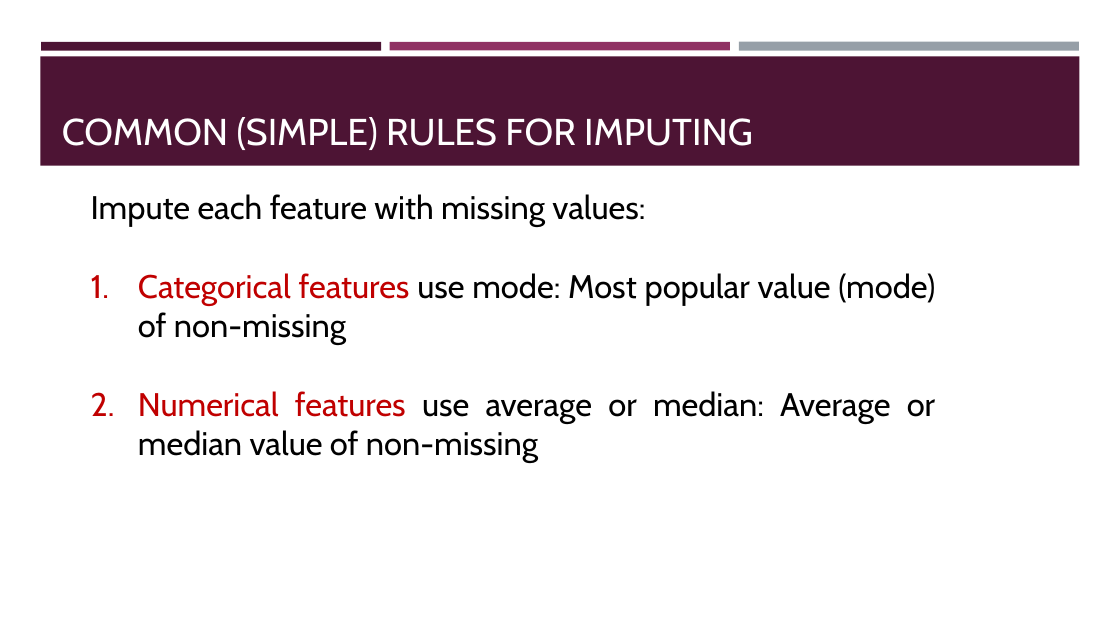
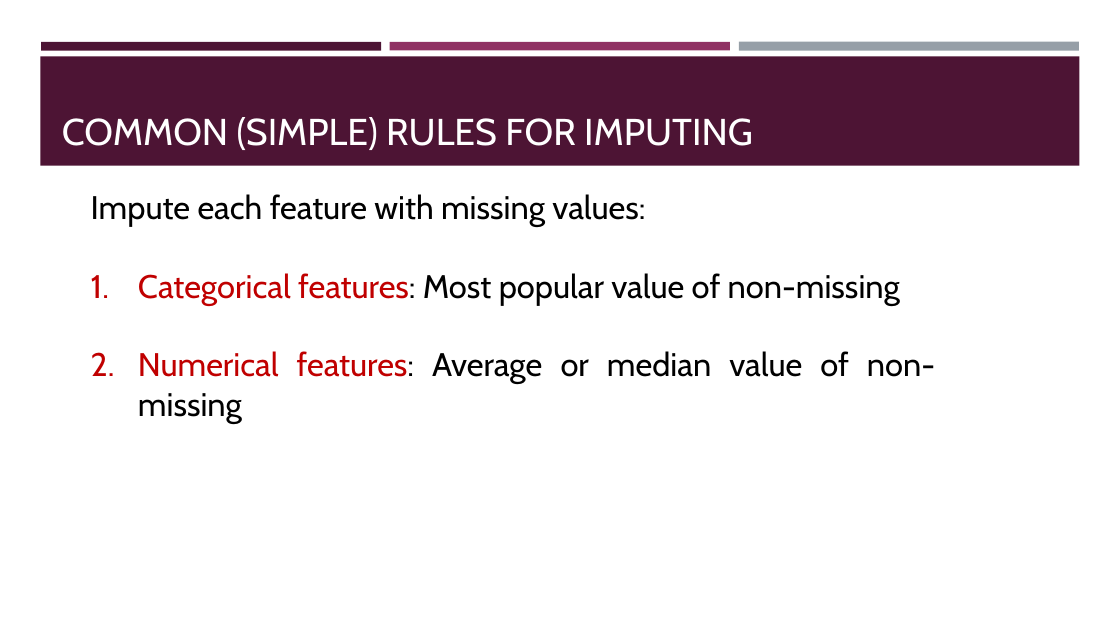
Before and after one commit to BeiyuLinCS/beiyulin.github.io, a slide deck: slide 21 of teach/spring_21/behavior_modeling/week5.pptx. Drawn at 1120x630 pixels with LibreOffice and Linux fonts; fonts in the diff are those of the drawing. Boxes give left, top, right and bottom in pixels: in the first picture for what was removed or moved away, otherwise in the second. Text is boxed around its words. In the diff, an @@ line names an element or a change of style, - is before the commit and + after.

```diff
--- a/teach/spring_21/behavior_modeling/week5.pptx
+++ b/teach/spring_21/behavior_modeling/week5.pptx
@@ text at (x1=138, y1=273, x2=935, y2=384): text changed @@
-1. Categorical features use mode: Most popular value (mode) of non-missing
-2. Numerical features use average or median: Average or median value of non-missing
+1. Categorical features: Most popular value of non-missing
+2. Numerical features: Average or median value of non-missing
```
Also in this commit, not shown: 10 other slides changed, 11 slides added, 1 slide removed, 11 other files.
